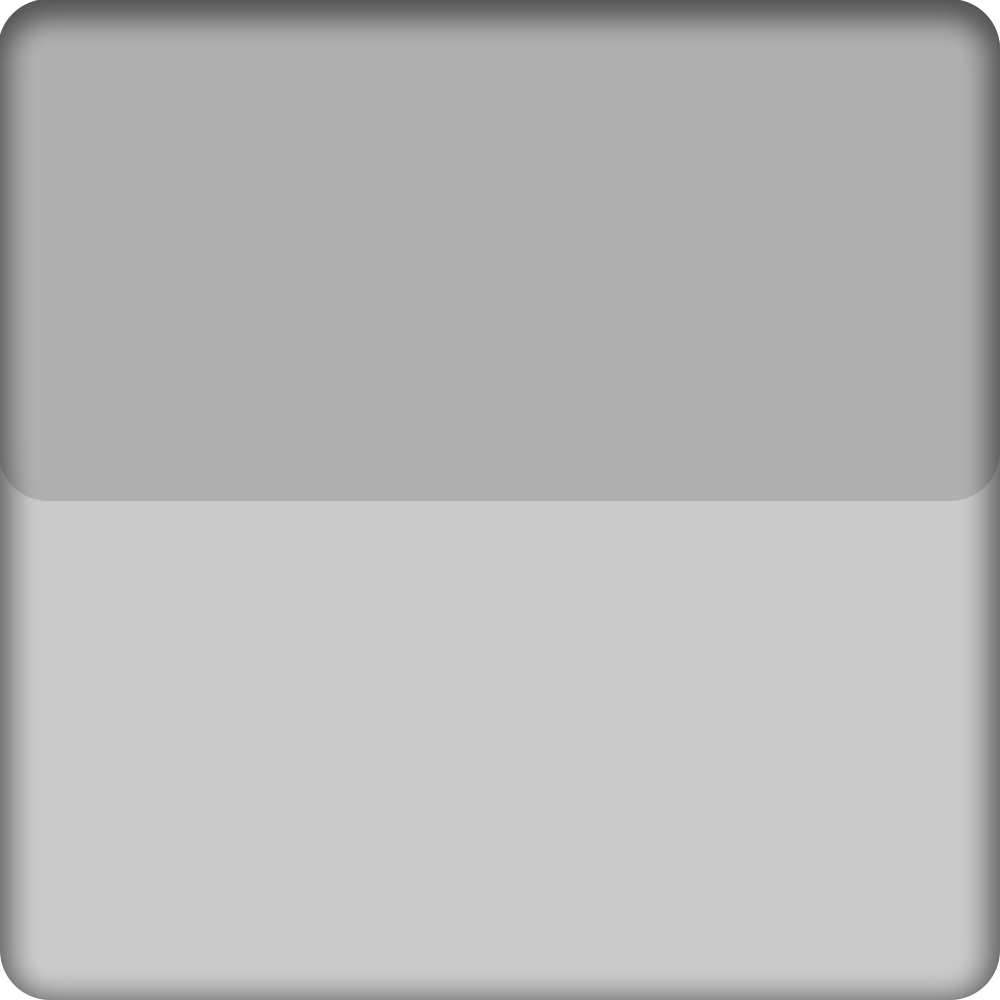
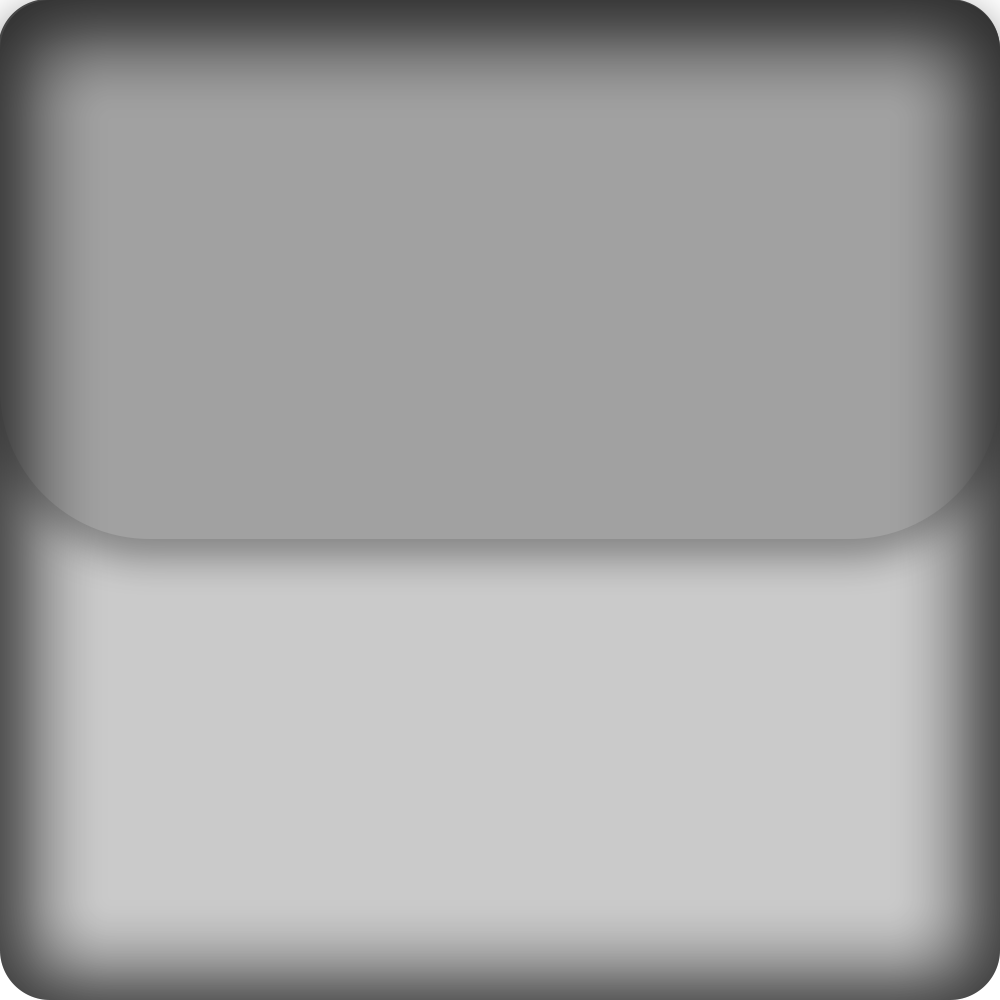
Layers edited between the first and the second 1000x1000 image:
added layer "Layer 11" (darker color) in group "Idea 5" over [left=0, top=0, right=1000, bottom=1000]
added layer "Rounded Rectangle 4" in group "Idea 5" over [left=0, top=0, right=1000, bottom=539]
painted on "Rounded Rectangle 3" over [left=0, top=0, right=1000, bottom=501]
